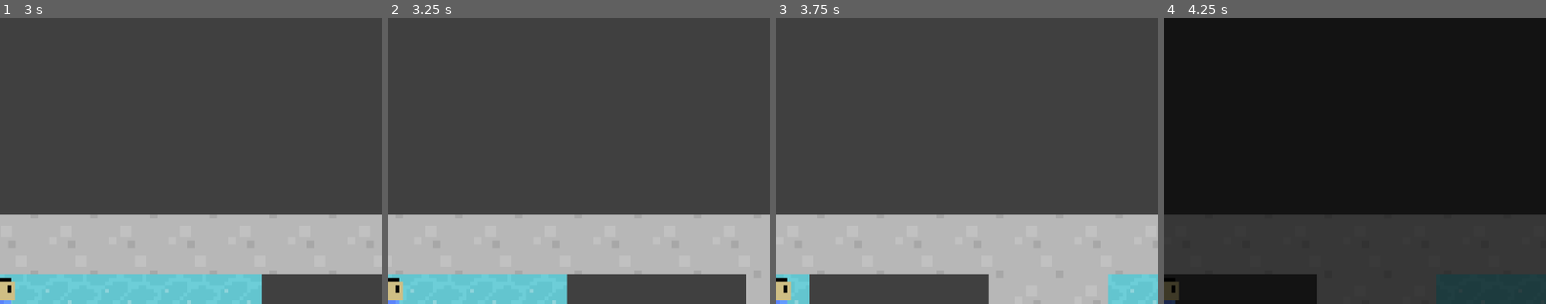
Above: before the commit, frames 1-4 (left to right).
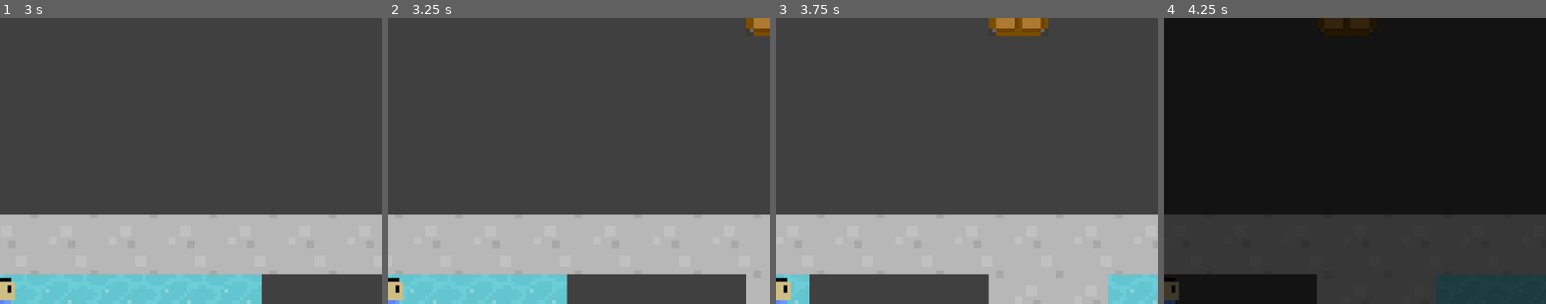
Above: after the commit, the same moments.

Repository: Elite-TS/ISCS-30.14-Game1
Game: Godot game, scene res://Scenes/game_controller.tscn
Two runs of this game, one before a commit and one after it. Both use one fixed random seed, a clock stepped at 60 frames per second and the inputs below.
Inputs:
- Up to frame 1 (3 s): tap Enter (interact) at 0.5, 1.35, 2.85 s; hold Right (ui_right) 0.53-1.28 s; hold Enter (interact) 0.53-1.28 s; hold Down (ui_down) 1.28-2.03 s; hold Right (ui_right) 2.03-2.78 s; hold Enter (interact) 2.03-2.78 s; hold Up (ui_up) from 2.78 s (still down)
- Up to frame 2 (3.25 s): keep holding Up (ui_up)
- Up to frame 3 (3.75 s): release Up (ui_up) at 3.53 s; hold Left (ui_left) from 3.53 s (still down); hold Enter (interact) from 3.53 s (still down)
- Up to frame 4 (4.25 s): keep holding Left (ui_left); keep holding Enter (interact)
The pictures show only the part of the screen within x 50-100%, y 0-50%; the shares and areas given below are measured in that part.

Frame 1 is identical in both runs. In frame 2, 0.4% of the frame differs, in the area x 93-100%, y 0-7%; in frame 3, 0.9%, in the area x 55-72%, y 0-7%; in frame 4, 0.4%.

Commit message:
Implemented Crates
Implemented crates that move when the player pushes them. Implementation is still buggy. Crates appear on top of the void blocks when levers haven't been pushed yet, and they can also be pushed into void blocks.

Diff:
--- a/iscs-30.14---game-1---tile-movement/Scenes/character.tscn
+++ b/iscs-30.14---game-1---tile-movement/Scenes/character.tscn
@@ -239,7 +239,7 @@
 [sub_resource type="RectangleShape2D" id="RectangleShape2D_lgex6"]
 size = Vector2(8, 8)
 
-[node name="Character" type="CharacterBody2D" unique_id=1794925823]
+[node name="Character" type="CharacterBody2D" unique_id=1794925823 groups=["char"]]
 script = ExtResource("1_awmhf")
 
 [node name="AnimatedSprite2D" type="AnimatedSprite2D" parent="." unique_id=1258420445]
--- /dev/null
+++ b/iscs-30.14---game-1---tile-movement/Scenes/crate.tscn
@@ -0,0 +1,43 @@
+[gd_scene format=3 uid="uid://xi3aavqh2n1n"]
+
+[ext_resource type="Script" uid="uid://0widw7lc7m3w" path="res://Scripts/crate.gd" id="1_i4r3v"]
+[ext_resource type="Texture2D" uid="uid://cmxtwi7j58v6m" path="res://Assets/Temporary/Game1-Gimmicks-SpriteSheet.png" id="1_wp72f"]
+
+[sub_resource type="AtlasTexture" id="AtlasTexture_i4r3v"]
+atlas = ExtResource("1_wp72f")
+region = Rect2(32, 0, 16, 16)
+
+[sub_resource type="SpriteFrames" id="SpriteFrames_sd078"]
+animations = [{
+"frames": [{
+"duration": 1.0,
+"texture": SubResource("AtlasTexture_i4r3v")
+}],
+"loop": 1,
+"name": &"default",
+"speed": 5.0
+}]
+
+[sub_resource type="RectangleShape2D" id="RectangleShape2D_lgex6"]
+size = Vector2(16, 16)
+
+[node name="Crate" type="CharacterBody2D" unique_id=1691252567]
+script = ExtResource("1_i4r3v")
+
+[node name="AnimatedSprite2D" type="AnimatedSprite2D" parent="." unique_id=201627603]
+sprite_frames = SubResource("SpriteFrames_sd078")
+
+[node name="CollisionShape2D" type="CollisionShape2D" parent="." unique_id=416002426]
+shape = SubResource("RectangleShape2D_lgex6")
+
+[node name="Down" type="RayCast2D" parent="." unique_id=1684703011]
+target_position = Vector2(0, 13)
+
+[node name="Up" type="RayCast2D" parent="." unique_id=1239842171]
+target_position = Vector2(0, -13)
+
+[node name="Right" type="RayCast2D" parent="." unique_id=355240657]
+target_position = Vector2(13, 0)
+
+[node name="Left" type="RayCast2D" parent="." unique_id=353936892]
+target_position = Vector2(-13, 0)
--- a/iscs-30.14---game-1---tile-movement/Scenes/game_controller.tscn
+++ b/iscs-30.14---game-1---tile-movement/Scenes/game_controller.tscn
@@ -2,6 +2,7 @@
 
 [ext_resource type="PackedScene" uid="uid://c3i4ycfvm23kf" path="res://Scenes/character.tscn" id="1_nqxm2"]
 [ext_resource type="PackedScene" uid="uid://fgarcg64k02i" path="res://Scenes/ground.tscn" id="2_kx2cw"]
+[ext_resource type="PackedScene" uid="uid://xi3aavqh2n1n" path="res://Scenes/crate.tscn" id="3_goscw"]
 
 [node name="GameController" type="Node2D" unique_id=775248373]
 
@@ -11,3 +12,15 @@
 
 [node name="Level" parent="." unique_id=1588096314 instance=ExtResource("2_kx2cw")]
 texture_filter = 1
+
+[node name="Crate1" parent="." unique_id=1691252567 instance=ExtResource("3_goscw")]
+position = Vector2(1288, -56)
+
+[node name="Crate2" parent="." unique_id=1127364782 instance=ExtResource("3_goscw")]
+position = Vector2(1432, -24)
+
+[node name="Crate3" parent="." unique_id=1874322303 instance=ExtResource("3_goscw")]
+position = Vector2(1512, -56)
+
+[node name="Crate4" parent="." unique_id=982574464 instance=ExtResource("3_goscw")]
+position = Vector2(1480, -88)
--- /dev/null
+++ b/iscs-30.14---game-1---tile-movement/Scripts/crate.gd
@@ -0,0 +1,49 @@
+extends CharacterBody2D
+
+const tile_size: Vector2 = Vector2(16, 16) # Specific size of a tile in pixels
+var sprite_node_pos_tween: Tween
+# These variables are the same as the one in character.gd
+
+func _physics_process(_delta: float) -> void:
+	# Code for the tile movement
+
+	var player_collide_checker
+	# This variable basically acts as a checker to see if the player is
+	# next to the crate when inputs are pressed.
+
+
+	# Basic gist of this is, if a movement input is pressed and the crate
+	# isn't colliding with anything to the corresponding direction, it will
+	# check to see if the player is present in the opposite side of the
+	# input. If the player is there, the crate moves.
+	if !sprite_node_pos_tween or !sprite_node_pos_tween.is_running():
+		if Input.is_action_just_pressed("ui_up") and !$Up.is_colliding():
+			player_collide_checker = $Down.get_collider()
+			if player_collide_checker != null and player_collide_checker.is_in_group("char"):
+				_move(Vector2(0,-1))
+		elif Input.is_action_just_pressed("ui_down") and !$Down.is_colliding():
+			player_collide_checker = $Up.get_collider()
+			if player_collide_checker != null and player_collide_checker.is_in_group("char"):
+				_move(Vector2(0,1))
+		elif Input.is_action_just_pressed("ui_left") and !$Left.is_colliding():
+			player_collide_checker = $Right.get_collider()
+			if player_collide_checker != null and player_collide_checker.is_in_group("char"):
+				_move(Vector2(-1,0))
+		elif Input.is_action_just_pressed("ui_right") and !$Right.is_colliding():
+			player_collide_checker = $Left.get_collider()
+			if player_collide_checker != null and player_collide_checker.is_in_group("char"):
+				_move(Vector2(1,0))
+
+
+# This _move function is the same as the one in character.gd
+func _move(dir: Vector2) -> void:
+	# Moves the object
+	global_position += dir * tile_size
+	$AnimatedSprite2D.global_position -= dir * tile_size
+
+	# Makes the movement animation smooth
+	if sprite_node_pos_tween:
+		sprite_node_pos_tween.kill()
+	sprite_node_pos_tween = create_tween()
+	sprite_node_pos_tween.set_process_mode(Tween.TWEEN_PROCESS_PHYSICS)
+	sprite_node_pos_tween.tween_property($AnimatedSprite2D, "global_position", global_position, 0.185).set_trans(Tween.TRANS_SINE)
--- a/iscs-30.14---game-1---tile-movement/project.godot
+++ b/iscs-30.14---game-1---tile-movement/project.godot
@@ -23,6 +23,10 @@
 
 window/size/viewport_width=1024
 window/size/viewport_height=768
+
+[global_group]
+
+char="The player character"
 
 [input]
 
Not shown, added: iscs-30.14---game-1---tile-movement/Scripts/crate.gd.uid
